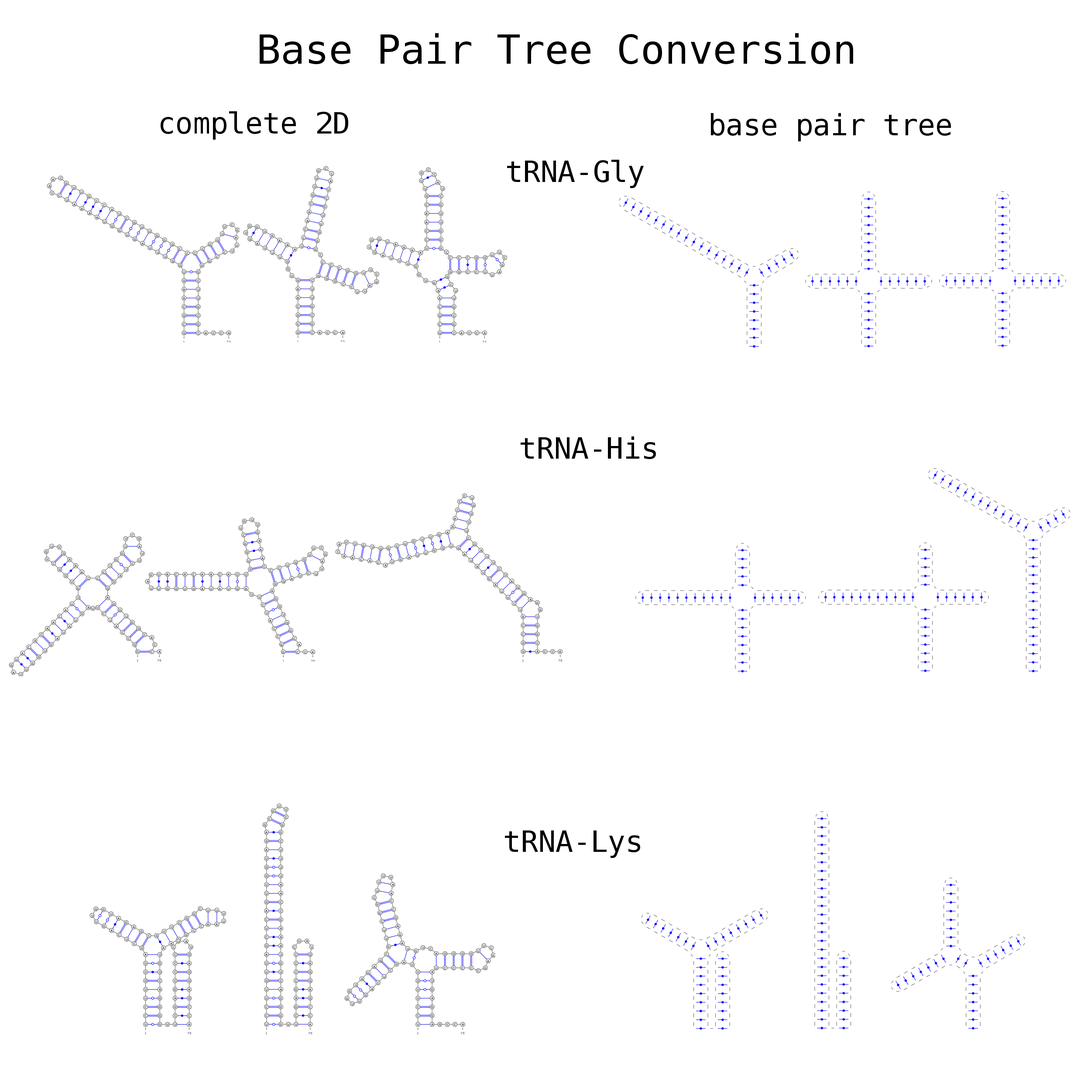
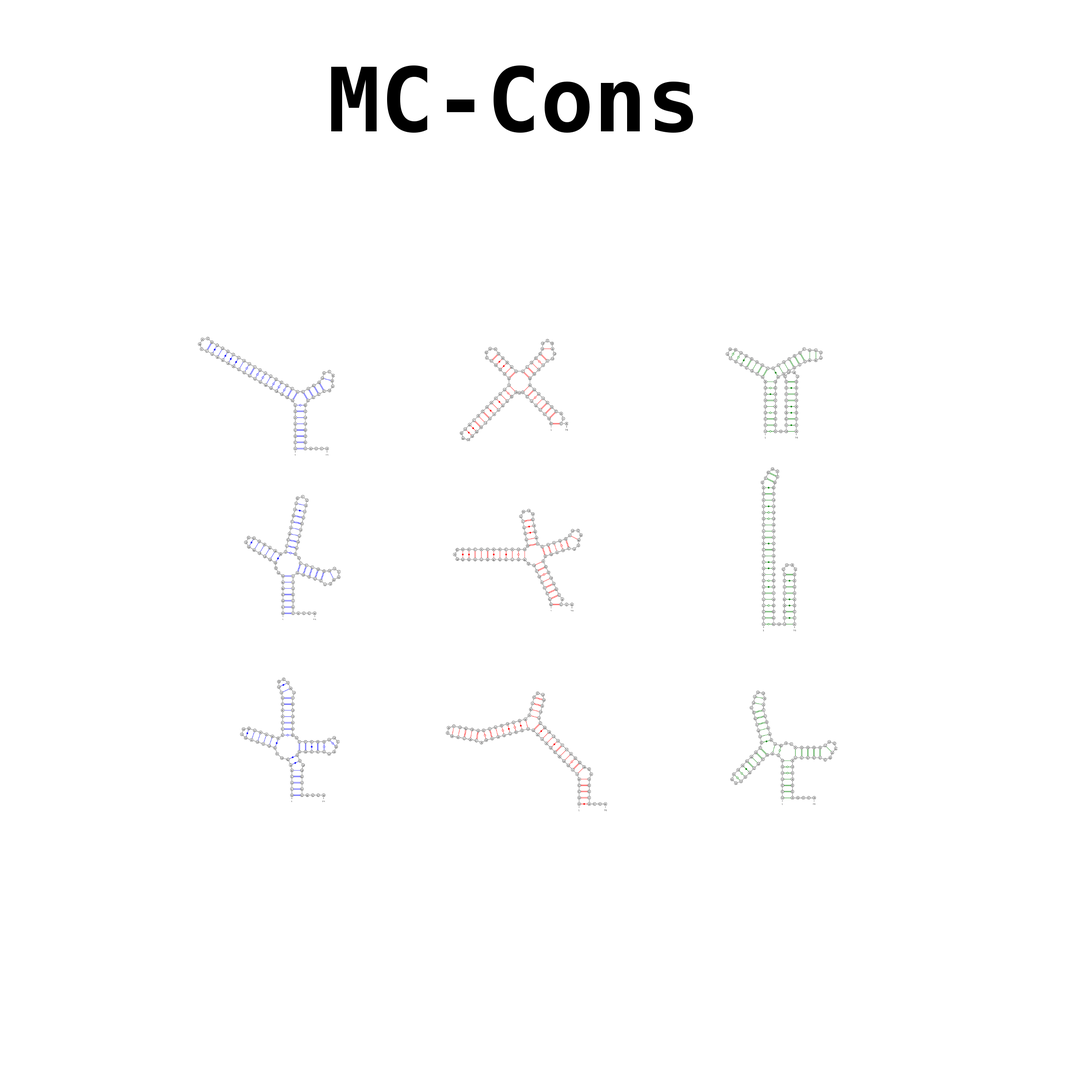
Layers edited between the first and the second (1091, 1091) image:
added layer "MC-Cons" above "Transformation" over bbox(331, 65, 694, 133)
added layer "Transformation" above "Pasted Layer #5" over bbox(452, 508, 583, 612)
renamed "tRNA-His" to "Pasted Layer #5", moved it above "Pasted Layer #4", painted on it over bbox(445, 347, 838, 812)
removed layer "base pair tree" over bbox(711, 113, 952, 142)
removed layer "complete 2D" over bbox(160, 111, 349, 140)
removed layer "tRNA-Gly" over bbox(507, 159, 644, 189)
painted on "Pasted Layer #4" over bbox(637, 811, 1027, 1031)
moved "Pasted Layer #3" above "Pasted Layer #2", painted on it over bbox(8, 338, 569, 677)
removed layer "tRNA-Lys ..." over bbox(505, 830, 641, 859)
painted on "Pasted Layer #2" over bbox(240, 467, 1071, 803)
painted on "Pasted Layer #1" over bbox(244, 189, 1067, 621)
removed layer "Pasted Layer #6" over bbox(89, 803, 496, 1035)
painted on "Pasted Layer" over bbox(46, 165, 508, 456)
removed layer "Background" over bbox(8, 33, 1071, 1035)
showed "Layer", moved it below "Pasted Layer", painted on it over bbox(8, 33, 1071, 1035)
removed layer "Base Pair Tree Conversion" over bbox(259, 33, 854, 65)
